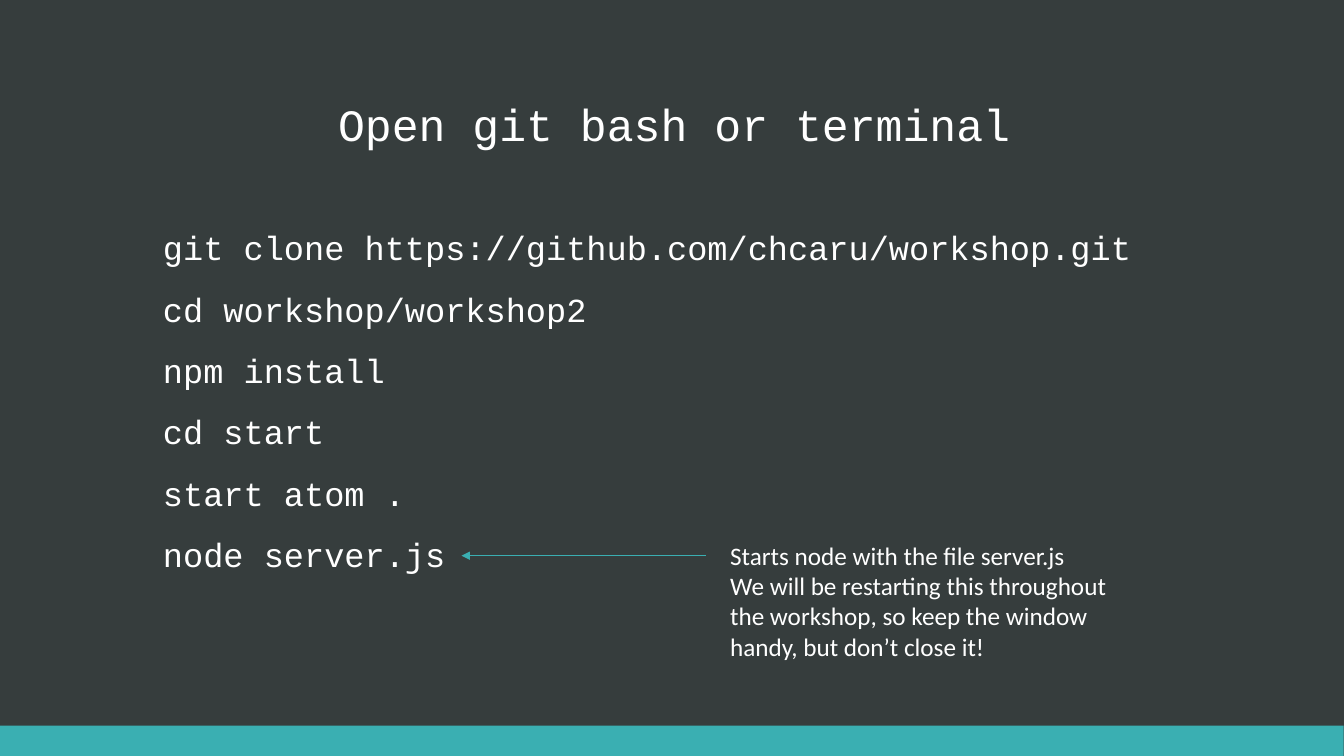
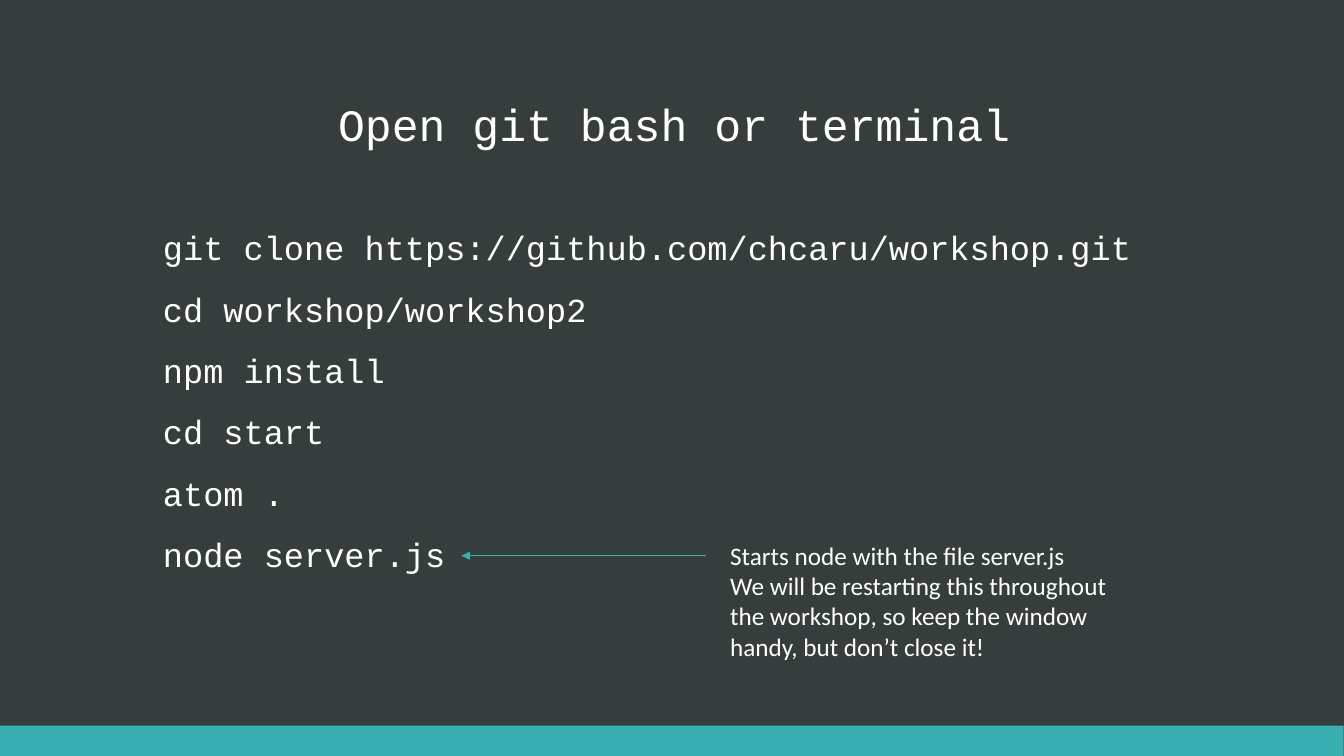
Before and after one commit to chcaru/workshop, a slide deck: slide 12 of workshop2/presentation.pptx. Drawn at 1344x756 pixels with LibreOffice and Linux fonts; fonts in the diff are those of the drawing. Boxes give left, top, right and bottom in pixels: in the first picture for what was removed or moved away, otherwise in the second. Text is boxed around its words. In the diff, an @@ line names an element or a change of style, - is before the commit and + after.

```diff
--- a/workshop2/presentation.pptx
+++ b/workshop2/presentation.pptx
@@ text at <box>163,483,244,507</box>: text changed @@
-start atom .
+atom .
```
Also in this commit, not shown: 2 other slides changed.
